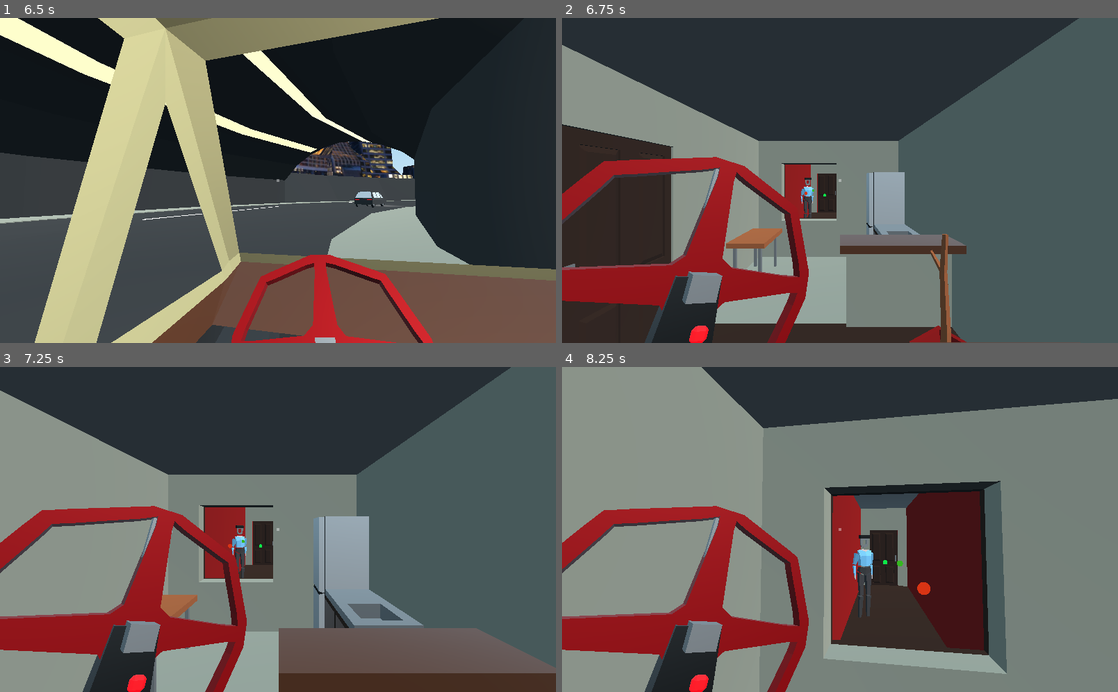
Above: before the commit, frames 1-4 (two rows, left to right).
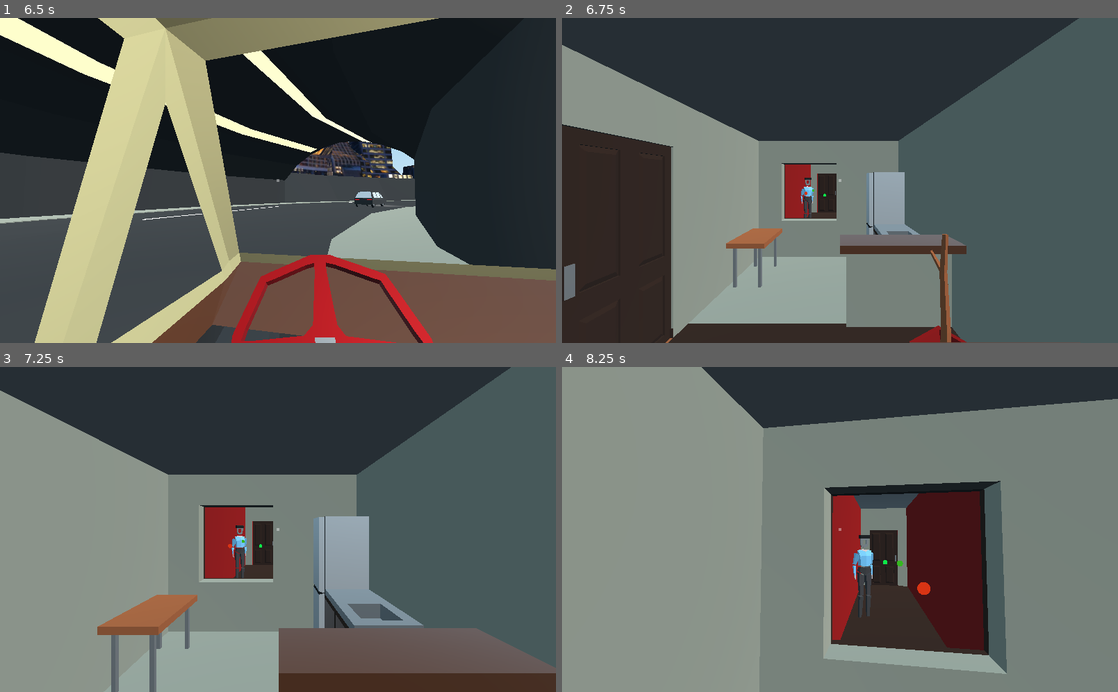
Above: after the commit, the same moments.

Repository: Eptwalabha/ld47
Game: Godot game, scene res://scenes/Game.tscn
The game is run twice, just before and just after one commit, with the same random seed, the same clock (stepped at 60 frames per second) and the same inputs.
Inputs (mouse positions are in pixels of both pictures, inside the frame that each line leads up to):
- Up to frame 1 (6.5 s): move the mouse to (305, 180) at 0.52 s; hold W (move_forward) 0.53-5.78 s; tap E (context_action) every 0.75 s from 0.6 to 5.85 s; move the mouse to (250, 180) at 1.27 s; move the mouse to (289, 174) at 2.02 s; move the mouse to (272, 187) at 2.77 s; move the mouse to (316, 183) at 3.52 s; move the mouse to (233, 177) at 4.27 s; move the mouse to (283, 180) at 5.02 s; move the mouse to (255, 174) at 5.77 s; hold Right (move_right) from 5.78 s (still down)
- Up to frame 2 (6.75 s): move the mouse to (867, 180) at 6.52 s; release Right (move_right) at 6.53 s; hold W (move_forward) from 6.53 s (still down); tap E (context_action) at 6.6 s
- Up to frame 3 (7.25 s): keep holding W (move_forward)
- Up to frame 4 (8.25 s): keep holding W (move_forward); move the mouse to (812, 529) at 7.27 s; tap E (context_action) at 7.35, 8.1 s; move the mouse to (851, 523) at 8.02 s

Frame 1 is identical in both runs. In frame 2, 9.7% of the frame differs, in the area x 0-45%, y 42-100%; in frame 3, 10%; in frame 4, 10%.

Commit message:
debug - fix reset not working properly

Diff:
--- a/scenes/Game.gd
+++ b/scenes/Game.gd
@@ -45,15 +45,20 @@
 			state.connect("state_ended", self, "_on_PlayerState_ended", [state_name])
 
 func _init_level() -> void:
+	Data.reset_game(Data.LEVEL.FLAT)
+	Data.reset_game(Data.LEVEL.BAR)
+	Data.reset_game(Data.LEVEL.ROAD)
+	ui.hide_context()
+	ui.hide_dialog()
+	current_state = 'move'
 	var level_id = Data.LEVEL.FLAT
 	if Data.DEBUG:
 		level_id = Data.DEBUG_GAME_LEVEL
 	current_map = level_id
-	change_current_map(level_id)
+	change_map(level_id)
 	if Data.DEBUG:
-		current_player.global_transform.origin = maps[current_map].start.global_transform.origin
-	current_player.reset()
-	current_player.make_current()
+		current_player.global_transform.origin = maps[current_map].get_start_origin()
+		current_player.reset()
 
 func _physics_process(delta: float) -> void:
 	player_states[current_state].physics_process(current_player, delta)
@@ -132,7 +137,7 @@
 func _before_tp(trigger: TPTrigger) -> void:
 	match trigger.id:
 		"bar-tp":
-			change_current_map(Data.LEVEL.BAR)
+			change_map(Data.LEVEL.BAR)
 #			bar.reset()
 		"flat-stairs-up":
 			Data.flat_level = int(clamp(Data.flat_level + 1, -4, 2))
@@ -192,7 +197,7 @@
 				current_player.show_item('key', false)
 				display_dialog('valve_inserted')
 			else:
-				change_current_map(Data.LEVEL.ROAD)
+				change_map(Data.LEVEL.ROAD)
 		_:
 			door.toggle()
 
@@ -202,6 +207,13 @@
 
 func _on_PlayerState_ended(_state_name: String) -> void:
 	change_player_state('move')
+
+func change_player_state(new_state: String) -> void:
+	if current_state != new_state and player_states.has(new_state):
+		if current_state != '':
+			player_states[current_state].exit()
+		current_state = new_state
+		player_states[current_state].enter(current_player)
 
 func change_current_player(new_player_type: String) -> void:
 	for player_type in players:
@@ -210,25 +222,25 @@
 	current_player = players[new_player_type]
 	current_player.make_current()
 
-func change_player_state(new_state: String) -> void:
-	if current_state != new_state and player_states.has(new_state):
-		if current_state != '':
-			player_states[current_state].exit()
-		current_state = new_state
-		player_states[current_state].enter(current_player)
-
-func change_current_map(new_map) -> void:
+func change_map(new_map) -> void:
 	current_map = new_map
+	var new_origin = maps[current_map].get_start_origin()
+	match current_map:
+		Data.LEVEL.FLAT:
+			maps[current_map].reset()
+			change_current_player('fps')
+			current_player.global_transform.origin = new_origin
+			current_player.reset()
+		Data.LEVEL.BAR:
+			maps[current_map].reset()
+			change_current_player('fps')
+		Data.LEVEL.ROAD:
+			maps[current_map].reset()
+			change_current_player('car')
+			current_player.global_transform.origin = new_origin
+			current_player.reset()
 	for map in maps:
 		maps[map].visible = (map == current_map)
-	match new_map:
-		Data.LEVEL.ROAD:
-			change_current_player('car')
-		_:
-			change_current_player('fps')
-	maps[current_map].set_up_player(current_player)
-	maps[current_map].reset()
-
 
 func move_through(window: WindowTrigger) -> void:
 	var path = window.get_path_points(current_player.global_transform.origin, .3)
@@ -302,4 +314,4 @@
 func _on_Road_car_crashed() -> void:
 #	ui.black()
 #	ui.show_dot(false)
-	change_current_map(Data.LEVEL.FLAT)
+	change_map(Data.LEVEL.FLAT)
--- a/scenes/chapters/GameChapter.gd
+++ b/scenes/chapters/GameChapter.gd
@@ -34,5 +34,5 @@
 func process(_delta: float) -> void:
 	pass
 
-func set_up_player(_player: Player) -> void:
-	pass
+func get_start_origin() -> Vector3:
+	return Vector3.ZERO
--- a/scenes/chapters/bar/Bar.gd
+++ b/scenes/chapters/bar/Bar.gd
@@ -103,3 +103,6 @@
 
 func _on_Key_picked_up() -> void:
 	emit_signal("item_picked_up", item_key)
+
+func get_start_origin() -> Vector3:
+	return start.global_transform.origin
--- a/scenes/chapters/flat/Flat.gd
+++ b/scenes/chapters/flat/Flat.gd
@@ -22,9 +22,6 @@
 	Data.reset_game(Data.LEVEL.FLAT)
 	set_level(Data.flat_level)
 
-func set_up_player(player: Player) -> void:
-	player.global_transform.origin = start.global_transform.origin
-
 func set_level(level: int) -> void:
 	var delta_elevation : float = level * 2.5 - backstreet_building.global_transform.origin.y
 	backstreet_building.translate(Vector3(0, delta_elevation, 0))
@@ -36,3 +33,6 @@
 func _on_Phone_picked_up() -> void:
 	phone.set_active(false)
 	emit_signal("phone_picked_up")
+
+func get_start_origin() -> Vector3:
+	return start.global_transform.origin
--- a/scenes/chapters/road/Road.gd
+++ b/scenes/chapters/road/Road.gd
@@ -31,8 +31,8 @@
 	emit_signal("night_environment", true)
 	$CarEngine.play()
 
-func set_up_player(player: Player) -> void:
-	player.global_transform.origin = start.global_transform.origin
+func get_start_origin() -> Vector3:
+	return start.global_transform.origin
 
 func process(delta : float) -> void:
 	if Data.road_car_crashed:
--- a/scenes/player/CarPlayer.gd
+++ b/scenes/player/CarPlayer.gd
@@ -5,6 +5,10 @@
 
 var velocity_x : float = 0.0
 var x : float = 0.0
+
+func reset() -> void:
+	velocity_x = 0.0
+	x = 0.0
 
 func steer(amount: float) -> void:
 	steer_wheel.rotate_object_local(Vector3.UP, -1.5 * amount)
--- a/scenes/player/FPSPlayer.gd
+++ b/scenes/player/FPSPlayer.gd
@@ -22,9 +22,8 @@
 func reset() -> void:
 	head.rotation = Vector3.ZERO
 	camera.rotation = Vector3.ZERO
+	zeroed_velocity()
 	camera_angle = 0
-	make_current()
-	hangup_phone()
 	glass.hide()
 	phone.hide()
 	key.visible = false
@@ -32,6 +31,7 @@
 
 func zeroed_velocity() -> void:
 	velocity = Vector3.ZERO
+	gravity_vector = Vector3.ZERO
 
 func input_controller() -> void:
 	if Data.using_controller:
